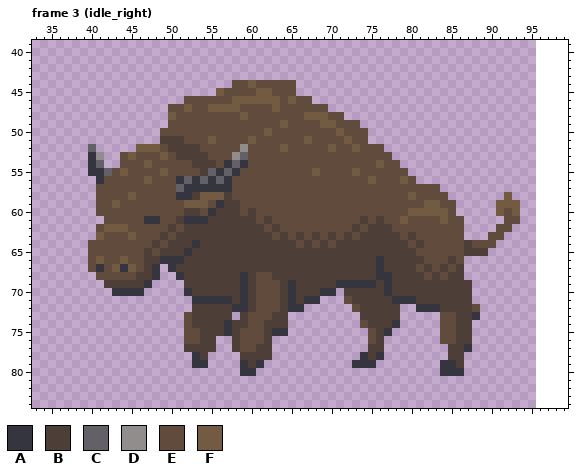
Two versions of one pixel-art file, Sprites/Bison/bison_animation.aseprite. Above is the file before it was changed.
64x64 pixels, 38 frames. Shown: frame 3 (idle_right): x 33..99, y 39..84. The old version is drawn lined up with the new one, on the new canvas. The commit also changed other frames, which this record leaves out.
Palette (. is transparent): A #353540  B #4d3f38  C #636167  D #918d8d  E #604b3d  F #735b42
Pixels before, frame 3 (idle_right) (only the part around the change), first column x 33:
39 ...................................................................
40 ...................................................................
41 ...................................................................
42 ...................................................................
43 ...................................................................
44 .........................EEFEEEEE..................................
45 .......................FEEEEFFEEE..................................
46 ...................EEEEEEFFFFFFEFEE................................
47 .................EEFEEFFFFEEEEFEEEEEE..............................
48 .................FEEEEEEEEFEEEEEEEFFFEE............................
49 .................EEEEEEEEEEEEEEFEEEEFFEEE..........................
50 ................EEEEEEEEEEEEEFEEEEEEEEFEEE.........................
51 ................BBBEEEFEEEEFEEEEEEFEEEEFEE.........................
52 .......C.....FFFEBBBBEEEEEDEEEEFEEEEEFEEFEEE.......................
53 .......AD..EFEEEFEBBBBEEEDCEEEEEEEEEEEEEEEEEE......................
54 .......AC..EEEFEEEEEBBBEACAEEEEEEEEEEEEEEEEFEE.....................
55 .......AACEFEEEEFEEEEBCACAEEEEEEEEEFEEEEFEEEEEE....................
56 ........AEEEEEFEEEACACACAEEEEEEEEEEEEEEEEEFEEEFE...................
57 ........EEEEEEEEEECAAAAAAEEEEEEEEEEEEEEEEEEEEEEEEEE................
58 ........EEEEFEEEEEAABFFFBEEEEEEEEEEEEEEEEEEEEEEFEEEE.......F.......
59 ........EEFEEEEEEEEFFFEABBEEEEEEEEEEEEEEEEEEEEEEEFFEE.....FFF......
60 ........EEEEEEEEEEEBBEABBBEBEEEEEEEEEEEEEEEEEEEFFFFFE.....FEF......
61 .........EEEEEAAEEBAAABBBBBBEBEEEEEEEEEEEBEBEEFEEEEFEE.....EE......
62 ........EFFFEEEEEBEBBBBBBBBBBEBEEEEEEEEEBEBBBEEEEEEEEE....EE.......
63 ........FEEEFEEEBEBBBBBBBBBBBBEBEBEBEBEBEBBBBBEBEEEEEE...EE........
64 .......EEEEEEEEBEBBBABBBBBBBBBBBBEBEBEBBBBBBBBBEBEEEEEBEEE.........
65 .......EEEEEEEBEBBBABBBBBBBBBBBBBBBBBBBBBBBBBBBBEEEEEEBBB..........
66 .......EFEEFEEBBAAABBBBBBBBBBBBBBBBBBBBBBBBABBBBBEEEBE.............
67 .......EAEFAFEBA.ABBBBBBBBBBBBBBBBBBBBBBBBBABBBBEBEBEB.............
68 ........EEEEEBBA..ABBBBBBBABEEBBBBBBBBBBBBBAABBBBEBEBB.............
69 .........BBBBBA....BBBBBBBABEEEBABBBBBAAAAABABBBBBBBBBB............
70 ..........AAAA.....ABBBBBBABEEEBABBBAA.BBBBBABBBBBBBBBB............
71 ....................AAAAABABEEEBABAA...EBBBBBAAABBBBBBB............
72 ....................BBBBBAABEEEBAA......EBBBBB..AAABBBBE...........
73 ...................EBBBBB.BEEEBB.........BBBBB.....EEBBA...........
74 ...................EBBBBABBEEBBB.........EBBBA.....EEBB............
75 ...................EEBBBABEEEBAA..........EBA......EEBB............
76 ...................EEBB..BEEEB............EB.......EEBB............
77 ...................BBBB..BEEBB............BB........BBA............
78 ....................AB....BBBB...........ABA........BB.............
79 ....................AA....ABA...........AAA........AAB.............
80 ..........................AA.......................AAA.............
81 ...................................................................
82 ...................................................................
83 ...................................................................
84 ...................................................................
The result:
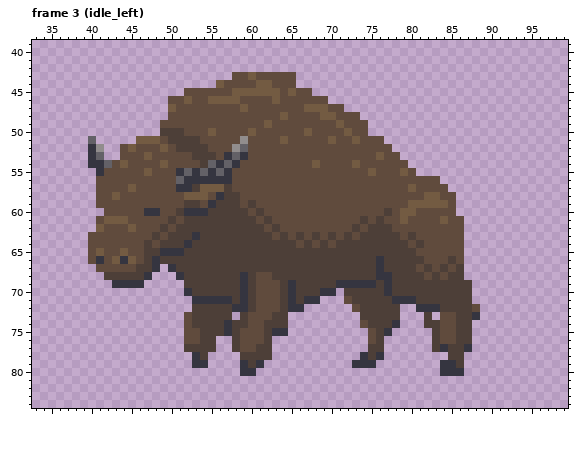
The author wrote: added bison spawner to world
Edits made:
canvas 64x64 -> 128x128, the old top-left corner now at 32,32
Changed rows in their new state; - is an unchanged pixel.
Frame 3 (idle_left):
first column x 40:
43 ------------------EEFEEEEE----------------------------
44 ----------------FE--EFF-------------------------------
45 ------------EEEEE-FFF--F-FEE--------------------------
46 ----------EEF--FFF-EEEE--E--EE------------------------
47 ----------F-E--EEEEF---E---FFFEE----------------------
48 ----------E--------E----F--EE-F-EE--------------------
49 ---------E------------F-E----EEF--E-------------------
50 ---------BBB---F----F-E----F---EF---------------------
51 C-----FFFE--BB-E---DE---F--E--F-EF-EE-----------------
52 AD--EFEEEFE---B---DC----E-----E--E---E----------------
53 -C---E-F-E-EE--B-ACA----------------F-E---------------
54 -ACEF--E-F---E-CACAE--------F----F--E--E--------------
55 .-E-E--F-E-ACACACAE---------E----E-F---FE-------------
56 -E-----E---CA-A-A------------------E---E-EEE----------
57 -----F-----A-BFFFB----------------------F---E---------
58 ---F-E-----EFF-EA-B---------------------E-FF-E------.-
59 ---E--------BBEAB---B-------------------FF--F------...
60 -.-----AA--BAAAB---BEB---------------B-F-EEEE------...
61 -EFFF--EE-BEBBB-------------------------------------..
62 -FEEEF---BEB---------------------------------------..-
63 EE---E--BEB--A------------------------------------..--
64 -------BEB--AB---------------------------------....---
65 -F--F---BAAAB----------------------------------...----
66 -A-FAF--ABBB------------------------------------------
67 .E-EEEB-----------------------------------------------
68 -.BBBB-A.---------------------------------------------
69 --.AAAA.----------------------------------------------
70 ---....-----------------------------------------------
73 ------------------------------------------B-----------
74 ------------------------------------------BB----------
75 -------------------------------------------B----------
76 -------------------------------------------B----------
77 -------------------------------------------BA---------
Where, in picture pixels (left, top, right, bottom), the same in both pictures:
changed: (88, 72, 520, 296)
added: (424, 312, 448, 352)
